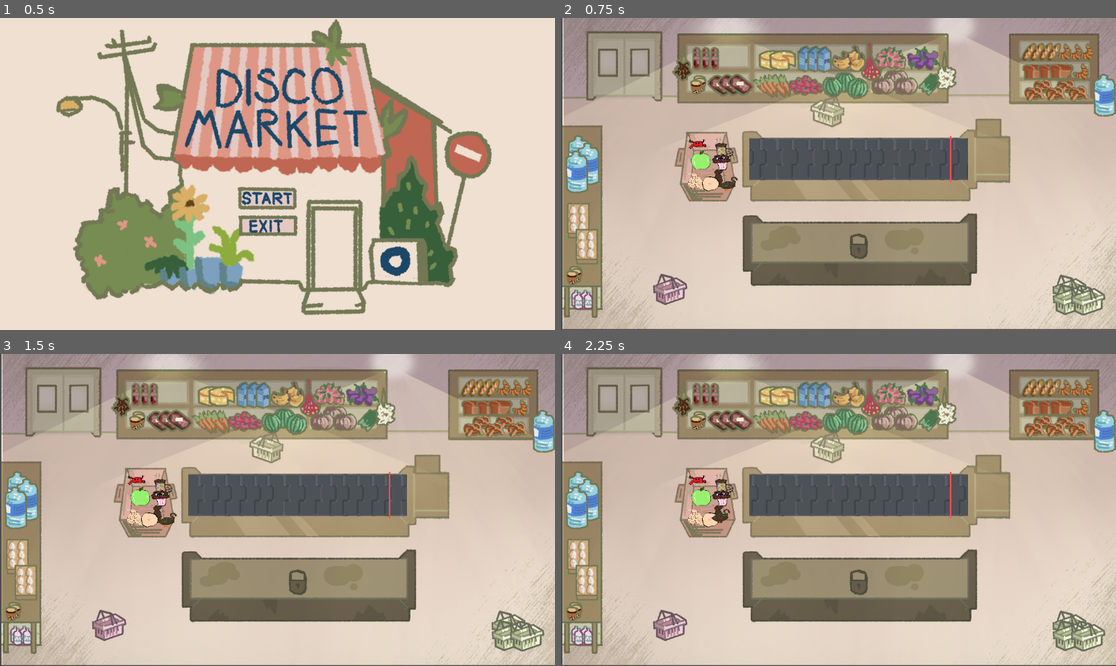
Above: before the commit, frames 1-4 (two rows, left to right).
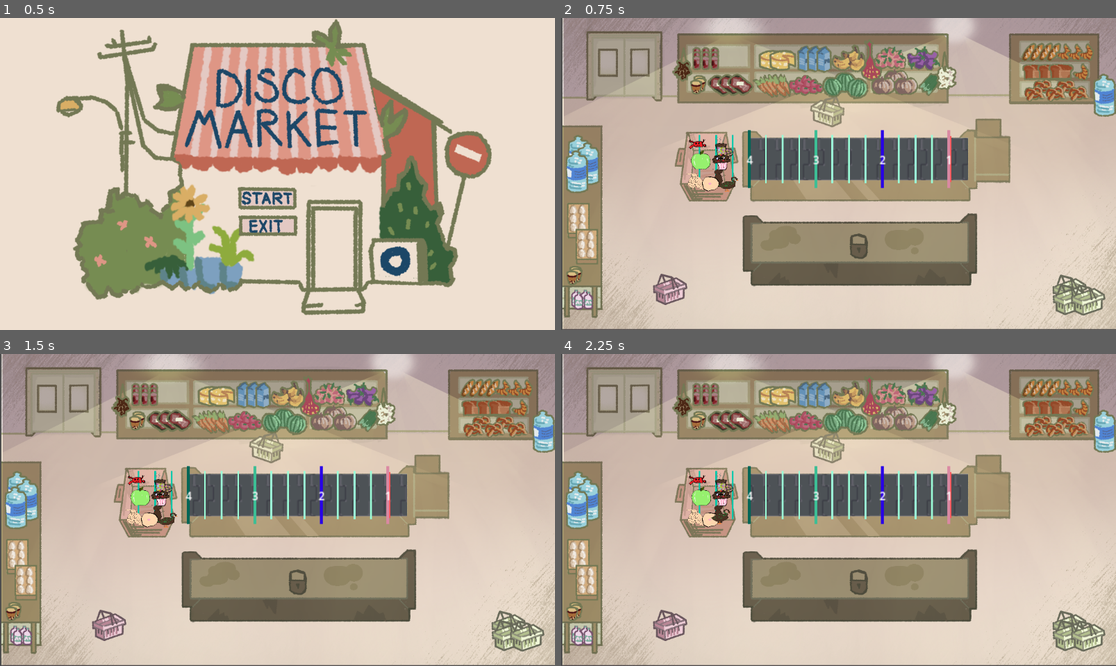
Above: after the commit, the same moments.

Repository: TheSenPie/disco-market
Game: Godot game, scene res://main_menu.tscn
The game is run twice, just before and just after one commit, with the same random seed, the same clock (stepped at 60 frames per second) and the same inputs.
Inputs (mouse positions are in pixels of both pictures, inside the frame that each line leads up to):
- Up to frame 1 (0.5 s): no input
- Up to frame 2 (0.75 s): click (827, 198) at 0.5 s
- Up to frame 3 (1.5 s): tap Enter at 1.25 s; move the mouse to (138, 494) at 1.27 s; click (138, 494) at 1.42 s
- Up to frame 4 (2.25 s): tap Space at 1.52, 2 s; move the mouse to (716, 513) at 2.02 s; click (716, 513) at 2.17 s

Frame 1 is identical in both runs. In frame 2, 1.1% of the frame differs, in the area x 24-74%, y 35-55%; in frame 3, 1.1%; in frame 4, 1.1%.

Commit message:
Add bit and sub-beat nodes

Diff:
--- a/objects/belt/belt.tscn
+++ b/objects/belt/belt.tscn
@@ -4,11 +4,11 @@
 [ext_resource type="Texture2D" uid="uid://blq5hx13vx37l" path="res://objects/belt/belt.png" id="1_susb0"]
 [ext_resource type="Script" uid="uid://dfloe4xyh3yy0" path="res://objects/belt/belt_mover.gd" id="2_rfspg"]
 [ext_resource type="AudioStream" uid="uid://cc0u28yml4vsw" path="res://assets/snap.ogg" id="4_gx78q"]
-[ext_resource type="Script" uid="uid://d3efr25s8uv1v" path="res://objects/belt/belt_metronom.gd" id="5_l1nsy"]
+[ext_resource type="Script" uid="uid://d3efr25s8uv1v" path="res://objects/belt/belt_metronome.gd" id="5_l1nsy"]
 [ext_resource type="Script" uid="uid://cmq8nsrpgmdm6" path="res://objects/belt/scan_line.gd" id="6_5rpf3"]
 
 [sub_resource type="RectangleShape2D" id="RectangleShape2D_yxxgb"]
-size = Vector2(283.249, 91.1793)
+size = Vector2(219, 45)
 
 [sub_resource type="SegmentShape2D" id="SegmentShape2D_l1nsy"]
 b = Vector2(0, 49)
@@ -22,13 +22,12 @@
 texture = ExtResource("1_susb0")
 centered = false
 region_enabled = true
-region_rect = Rect2(-161401, 0.972, 240.46, 44.863)
+region_rect = Rect2(-494.558, 0.972, 240.46, 44.863)
 script = ExtResource("2_rfspg")
 working = true
 
 [node name="BeatBox" type="CollisionShape2D" parent="."]
-position = Vector2(112.5, 22)
-scale = Vector2(0.76611, 0.482565)
+position = Vector2(109.5, 22.5)
 shape = SubResource("RectangleShape2D_yxxgb")
 
 [node name="Snap" type="AudioStreamPlayer2D" parent="."]
@@ -46,4 +45,181 @@
 default_color = Color(1, 0.3, 0.3, 1)
 
 [node name="HitBox" type="CollisionShape2D" parent="ScanLine"]
+visible = false
 shape = SubResource("SegmentShape2D_l1nsy")
+
+[node name="BitOneFour" type="Line2D" parent="."]
+position = Vector2(219, 0)
+points = PackedVector2Array(0, 53, 0, -8)
+width = 3.0
+default_color = Color(0.854402, 0.537639, 0.639861, 1)
+
+[node name="Label" type="Label" parent="BitOneFour"]
+anchors_preset = 8
+anchor_left = 0.5
+anchor_top = 0.5
+anchor_right = 0.5
+anchor_bottom = 0.5
+offset_left = -3.0
+offset_top = 15.0
+offset_right = 4.0
+offset_bottom = 32.0
+grow_horizontal = 2
+grow_vertical = 2
+size_flags_horizontal = 4
+theme_override_font_sizes/font_size = 12
+text = "1"
+horizontal_alignment = 1
+vertical_alignment = 1
+justification_flags = 0
+paragraph_separator = ""
+
+[node name="BitOneFourSubOne" type="Line2D" parent="."]
+position = Vector2(200.75, 0)
+points = PackedVector2Array(0, -3, 0, 48)
+width = 2.0
+default_color = Color(0.606396, 0.986513, 0.84131, 1)
+
+[node name="BitOneFourSubTwo" type="Line2D" parent="."]
+position = Vector2(182.5, 0)
+points = PackedVector2Array(0, -3, 0, 48)
+width = 2.0
+default_color = Color(0.606396, 0.986513, 0.84131, 1)
+
+[node name="BitOneFourSubThree" type="Line2D" parent="."]
+position = Vector2(164.25, 0)
+points = PackedVector2Array(0, -3, 0, 48)
+width = 2.0
+default_color = Color(0.606396, 0.986513, 0.84131, 1)
+
+[node name="BitTwoFour" type="Line2D" parent="."]
+position = Vector2(146, 0)
+points = PackedVector2Array(0, 53, 0, -8)
+width = 3.0
+default_color = Color(0.154041, 3.85046e-07, 0.911534, 1)
+
+[node name="Label" type="Label" parent="BitTwoFour"]
+anchors_preset = 8
+anchor_left = 0.5
+anchor_top = 0.5
+anchor_right = 0.5
+anchor_bottom = 0.5
+offset_left = -3.0
+offset_top = 15.0
+offset_right = 4.0
+offset_bottom = 32.0
+grow_horizontal = 2
+grow_vertical = 2
+size_flags_horizontal = 4
+theme_override_font_sizes/font_size = 12
+text = "2"
+horizontal_alignment = 1
+vertical_alignment = 1
+justification_flags = 0
+paragraph_separator = ""
+metadata/_edit_use_anchors_ = true
+
+[node name="BitTwoFourSubOne" type="Line2D" parent="."]
+position = Vector2(127.75, 0)
+points = PackedVector2Array(0, -3, 0, 48)
+width = 2.0
+default_color = Color(0.606396, 0.986513, 0.84131, 1)
+
+[node name="BitTwoFourSubTwo" type="Line2D" parent="."]
+position = Vector2(109.5, 0)
+points = PackedVector2Array(0, -3, 0, 48)
+width = 2.0
+default_color = Color(0.606396, 0.986513, 0.84131, 1)
+
+[node name="BitTwoFourSubThree" type="Line2D" parent="."]
+position = Vector2(91.25, 0)
+points = PackedVector2Array(0, -3, 0, 48)
+width = 2.0
+default_color = Color(0.606396, 0.986513, 0.84131, 1)
+
+[node name="BitThreeFour" type="Line2D" parent="."]
+position = Vector2(73, 0)
+points = PackedVector2Array(0, 53, 0, -8)
+width = 3.0
+default_color = Color(0.237342, 0.745712, 0.583296, 1)
+
+[node name="Label" type="Label" parent="BitThreeFour"]
+anchors_preset = 8
+anchor_left = 0.5
+anchor_top = 0.5
+anchor_right = 0.5
+anchor_bottom = 0.5
+offset_left = -3.0
+offset_top = 15.0
+offset_right = 4.0
+offset_bottom = 32.0
+grow_horizontal = 2
+grow_vertical = 2
+size_flags_horizontal = 4
+theme_override_font_sizes/font_size = 12
+text = "3"
+horizontal_alignment = 1
+vertical_alignment = 1
+justification_flags = 0
+paragraph_separator = ""
+
+[node name="BitThreeFourSubOne" type="Line2D" parent="."]
+position = Vector2(54.75, 0)
+points = PackedVector2Array(0, -3, 0, 48)
+width = 2.0
+default_color = Color(0.606396, 0.986513, 0.84131, 1)
+
+[node name="BitThreeFourSubTwo" type="Line2D" parent="."]
+position = Vector2(36.5, 0)
+points = PackedVector2Array(0, -3, 0, 48)
+width = 2.0
+default_color = Color(0.606396, 0.986513, 0.84131, 1)
+
+[node name="BitThreeFourSubThree" type="Line2D" parent="."]
+position = Vector2(18.25, 0)
+points = PackedVector2Array(0, -3, 0, 48)
+width = 2.0
+default_color = Color(0.606396, 0.986513, 0.84131, 1)
+
+[node name="BitFourFour" type="Line2D" parent="."]
+points = PackedVector2Array(0, 53, 0, -8)
+width = 3.0
+default_color = Color(4.81308e-08, 0.39977, 0.336986, 1)
+
+[node name="Label" type="Label" parent="BitFourFour"]
+anchors_preset = 8
+anchor_left = 0.5
+anchor_top = 0.5
+anchor_right = 0.5
+anchor_bottom = 0.5
+offset_left = -3.0
+offset_top = 15.0
+offset_right = 4.0
+offset_bottom = 32.0
+grow_horizontal = 2
+grow_vertical = 2
+size_flags_horizontal = 4
+theme_override_font_sizes/font_size = 12
+text = "4"
+horizontal_alignment = 1
+vertical_alignment = 1
+justification_flags = 0
+paragraph_separator = ""
+
+[node name="BitFourFourSubOne" type="Line2D" parent="."]
+position = Vector2(-18.25, 0)
+points = PackedVector2Array(0, -3, 0, 48)
+width = 2.0
+default_color = Color(4.62055e-06, 0.789262, 0.672837, 1)
+
+[node name="BitFourFourSubTwo" type="Line2D" parent="."]
+position = Vector2(-36.5, 0)
+points = PackedVector2Array(0, -3, 0, 48)
+width = 2.0
+default_color = Color(4.62055e-06, 0.789262, 0.672837, 1)
+
+[node name="BitFourFourSubThree" type="Line2D" parent="."]
+position = Vector2(-54.75, 0)
+points = PackedVector2Array(0, -3, 0, 48)
+width = 2.0
+default_color = Color(4.62055e-06, 0.789262, 0.672837, 1)
